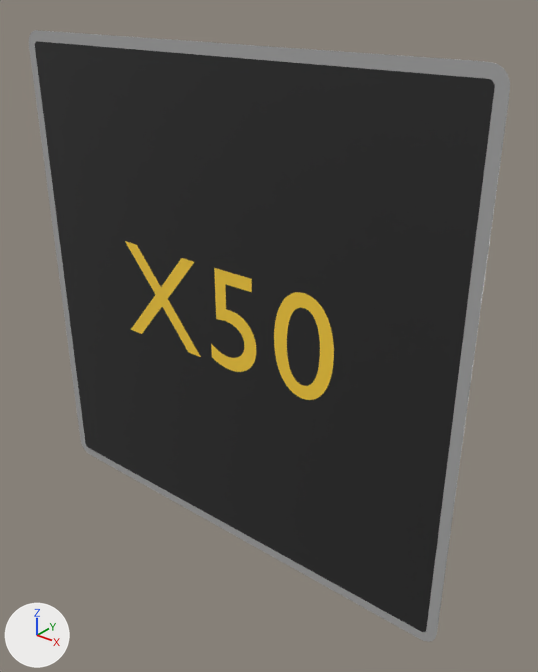
The glTF model panneaux/19_X_dynamiques/X50.glb: old version first, new version second.
Before and after are seen from a camera (50 mm lens) standing at (0.874, -0.95, 0.599) and looking at (0.076, 0.047, -0.019). The axes (+X, +Y, +Z) are drawn at lower left. The lights are the same throughout. The picture after the commit comes second. Where no turn or scale is listed for an object, it has been applied to the vertices. Vertices at exactly the same position are counted once.

In view in the first picture: 'X50_cadre00', 'X50_fond01', 'X50_txt02' and 1 more.
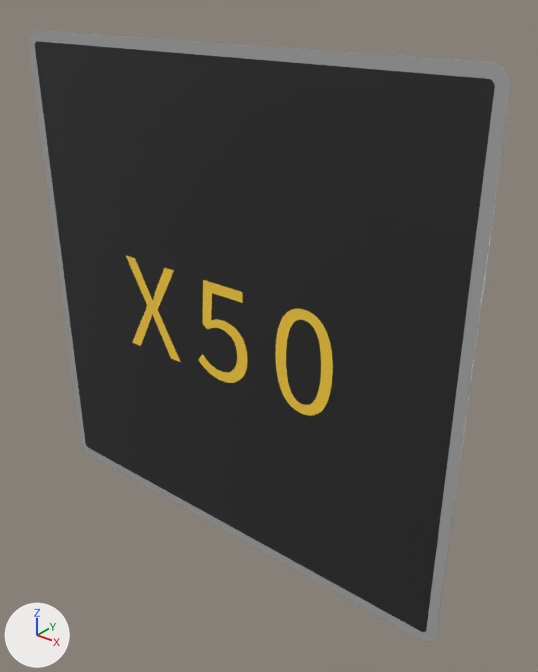
Pixel boxes [x1, y1, x2, y2] of what changed, in the pictures (538 x 672 px; the box of a moved part takes in the faces that stretch with it):
'X50_txt02', reshaped: before [125, 241, 334, 400]; after [126, 256, 333, 416]
part 1 of me_t_530, rebuilt: before [274, 292, 334, 400]; after [275, 309, 333, 416]
part 2 of me_t_530, rebuilt (29% narrower, 9% shorter): before [125, 241, 201, 357]; after [126, 256, 180, 362]
part 3 of me_t_530, moved or reshaped: before [211, 268, 256, 372]; after [198, 280, 248, 383]

What changed in the scene script:
```text
Change me_t_530:
    used by ob_x50_txt02; location = (0.0, -0.002, 0.0)
    remove me_t_530.from_pydata(...)  # 372 vertices, 736 faces; spans x -0.265..0.256, y 0.0, z -0.091..0.115
    add me_t_530.from_pydata(...)  # 522 vertices, 1036 faces; spans x -0.264..0.255, y 0.0, z -0.123..0.085
    me_t_530 part 1: the loose piece of 192 vertices spanning x 0.127..0.256, y 0.0, z -0.091..0.115 is rebuilt with 192 vertices and now spans x 0.131..0.255, y 0.0, z -0.123..0.085
    me_t_530 part 2: the loose piece of 24 vertices spanning x -0.265..-0.058, y 0.0, z -0.088..0.112 is rebuilt with 124 vertices and now spans x -0.264..-0.117, y 0.0, z -0.119..0.081
    me_t_530 part 3: 154 vertices removed from x -0.028..0.086, y 0.0, z -0.091..0.112; 204 vertices added at x -0.066..0.064, y 0.0, z -0.123..0.081
```
